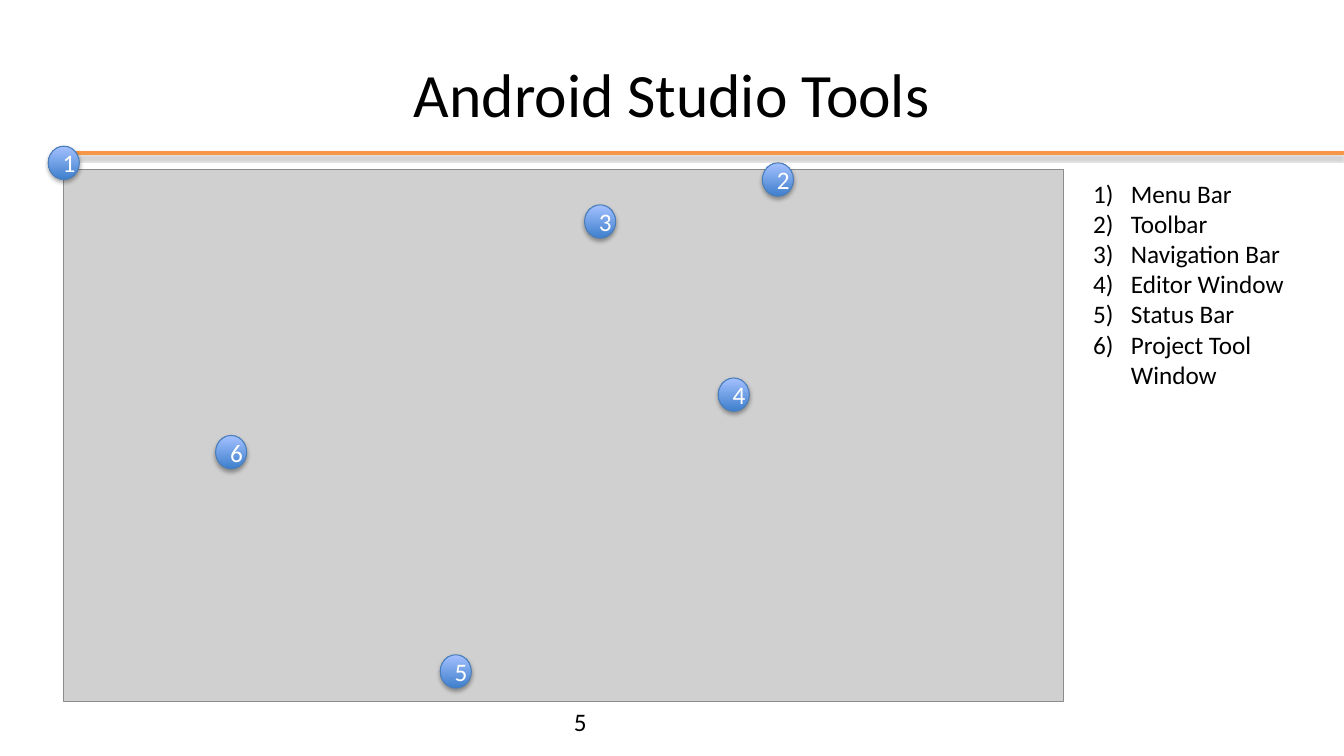
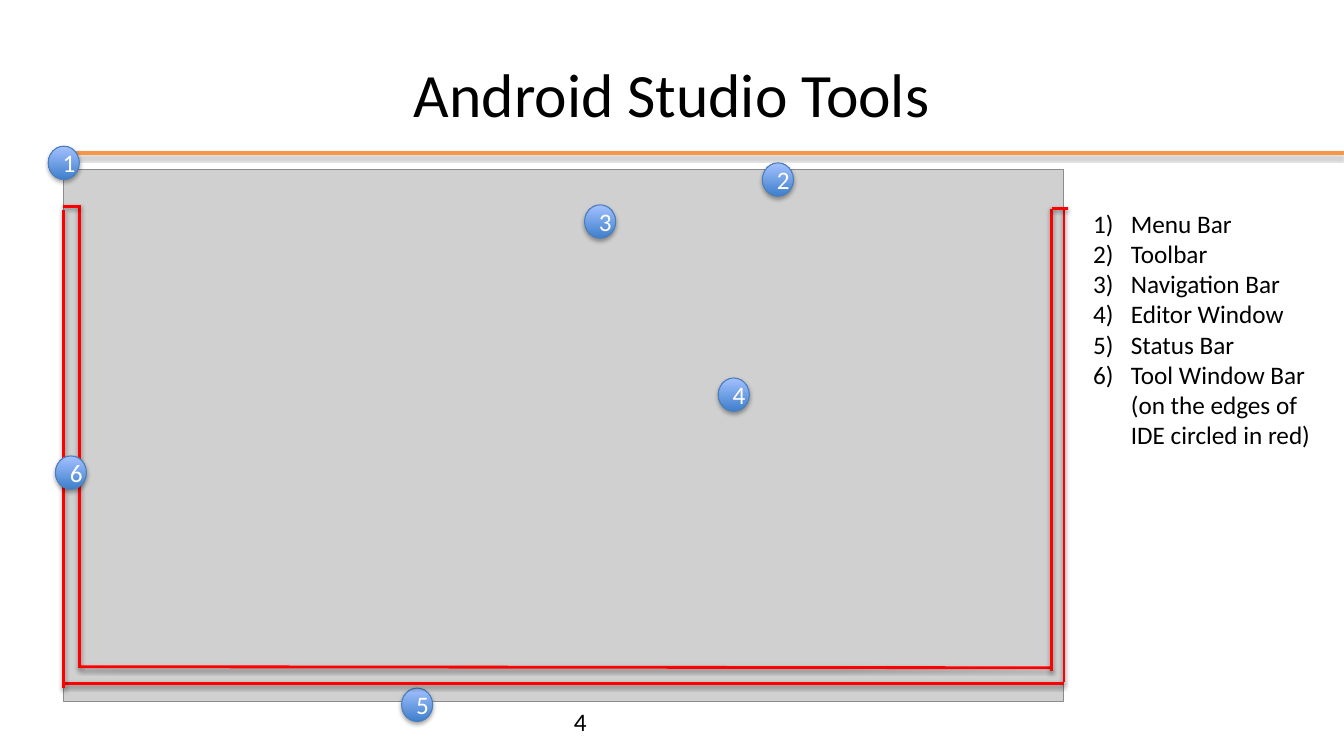
Before and after one commit to kevinmala00/ATTIVITA-PROGETTUALE, a slide deck: slide 4 of slides/02 - Android Studio.pptx (slide 5 before the commit). Drawn at 1344x756 pixels with LibreOffice and Linux fonts; fonts in the diff are those of the drawing; grey boxes stand for pictures; background and template pictures are left out. Boxes give left, top, right and bottom in pixels: in the first picture for what was removed or moved away, otherwise in the second. Text is boxed around its words. In the diff, an @@ line names an element or a change of style, - is before the commit and + after.

```diff
--- a/slides/02 - Android Studio.pptx
+++ b/slides/02 - Android Studio.pptx
@@ line added from (63, 207) to (80, 207), #FF0000 2 pt @@
@@ line added from (80, 205) to (80, 667), #FF0000 2 pt @@
@@ line added from (1052, 209) to (1052, 671), #FF0000 2 pt @@
@@ line added from (1052, 209) to (1069, 209), #FF0000 2 pt @@
@@ line added from (1065, 209) to (1065, 683), #FF0000 2 pt @@
@@ line added from (64, 210) to (64, 689), #FF0000 2 pt @@
@@ text at (1131,366,1310,448): text changed @@
-6) Project Tool Window
+6) Tool Window Bar (on the edges of IDE circled in red)
@@ ellipse "6": place and size @@
-ellipse "6" at (216,436,247,469)
+ellipse "6" at (55,456,87,489)
@@ line added from (64, 684) to (1065, 684), #FF0000 2 pt @@
@@ line added from (80, 666) to (1052, 667), #FF0000 2 pt @@
@@ ellipse "5": place and size @@
-ellipse "5" at (441,655,472,689)
+ellipse "5" at (401,689,433,722)
@@ page number at (574,714,587,731): text changed @@
-5
+4
```
Also in this commit, not shown: 21 other slides changed, 15 slides added, 8 slides removed.
